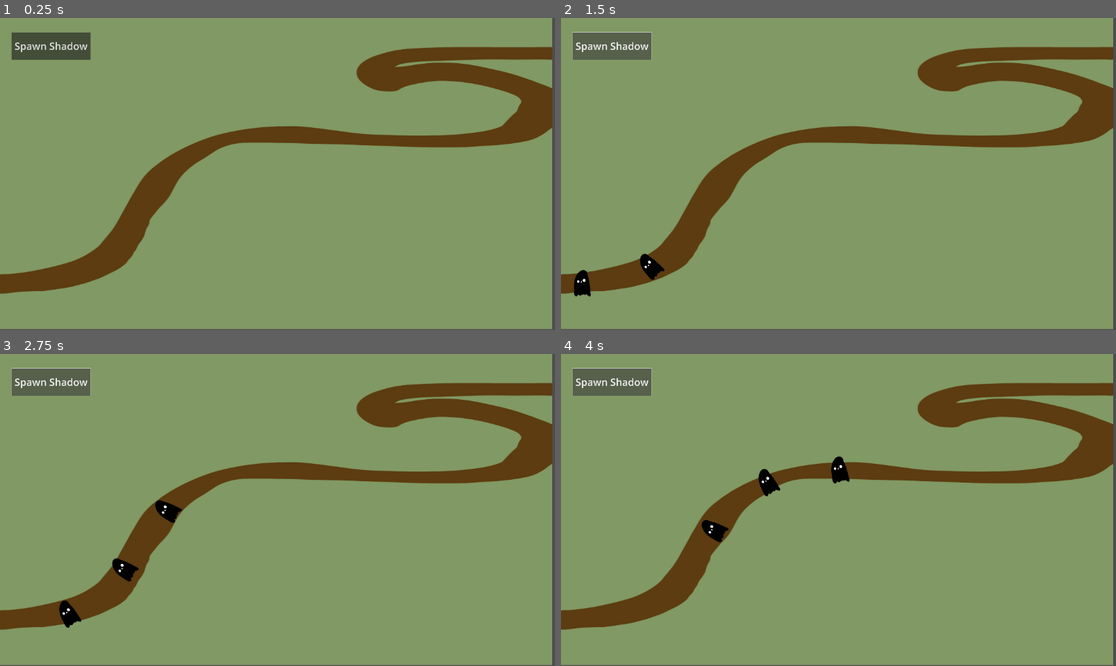
Above: before the commit, frames 1-4 (two rows, left to right).
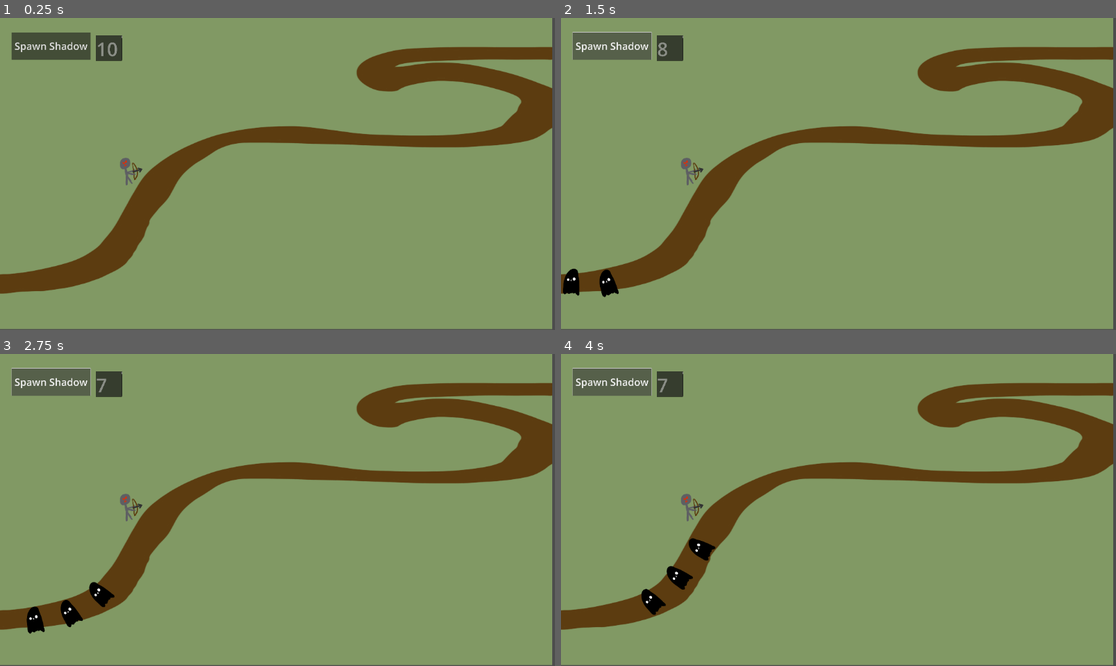
Above: after the commit, the same moments.

Repository: IndiSnacks/PS-Game-Jam-2024
Game: Godot game, scene res://Scenes/sahil_scene.tscn
Same seed, same stepped clock (60 frames per second), same inputs: the game is played once before the commit and once after it.
Inputs:
- Up to frame 1 (0.25 s): no input
- Up to frame 2 (1.5 s): click "Spawn Shadow" at 0.5 s; click "Spawn Shadow" at 1.25 s
- Up to frame 3 (2.75 s): click "Spawn Shadow" at 2 s
- Up to frame 4 (4 s): no input

The runs differ from the first frame. In frame 1, 0.5% of the frame differs, in the area x 17-26%, y 5-54%; in frame 2, 1.3%; in frame 3, 1.4%; in frame 4, 1.8%, in the area x 14-53%, y 5-84%.

Commit message:
feat: added shadow health and knight

Diff:
--- /dev/null
+++ b/Components/knight.tscn
@@ -0,0 +1,20 @@
+[gd_scene load_steps=4 format=3 uid="uid://dfcl7iyab062v"]
+
+[ext_resource type="Script" path="res://Scripts/knight.gd" id="1_c5f8m"]
+[ext_resource type="Texture2D" uid="uid://yo0kcntxnj72" path="res://Art/knight.png" id="1_qake3"]
+
+[sub_resource type="CircleShape2D" id="CircleShape2D_jempc"]
+radius = 270.276
+
+[node name="Kinght" type="Area2D" groups=["knight"]]
+script = ExtResource("1_c5f8m")
+
+[node name="CollisionShape2D" type="CollisionShape2D" parent="." groups=["knight"]]
+shape = SubResource("CircleShape2D_jempc")
+
+[node name="Sprite2D" type="Sprite2D" parent="." groups=["knight"]]
+position = Vector2(52, 106)
+texture = ExtResource("1_qake3")
+
+[connection signal="area_entered" from="." to="." method="_on_area_entered"]
+[connection signal="area_exited" from="." to="." method="_on_area_exited"]
--- a/Components/shadow_monster.tscn
+++ b/Components/shadow_monster.tscn
@@ -1,25 +1,40 @@
-[gd_scene load_steps=4 format=3 uid="uid://86sc34n4fvg0"]
+[gd_scene load_steps=6 format=3 uid="uid://86sc34n4fvg0"]
 
 [ext_resource type="Texture2D" uid="uid://b4b32w12x7h5n" path="res://Art/Shadow-Monster.png" id="1_rfgpt"]
 [ext_resource type="Script" path="res://Scripts/shadow-pathfollow.gd" id="2_jyb16"]
+[ext_resource type="Script" path="res://Scripts/health-manager.gd" id="3_bcfk1"]
 
 [sub_resource type="RectangleShape2D" id="RectangleShape2D_0k86i"]
 size = Vector2(8.90152, 13.5776)
 
-[node name="PathFollow2D" type="PathFollow2D"]
+[sub_resource type="RectangleShape2D" id="RectangleShape2D_7y6h6"]
+size = Vector2(184, 251)
 
-[node name="Shadow_Monster" type="CharacterBody2D" parent="."]
+[node name="PathFollow2D" type="PathFollow2D" groups=["shadow"]]
+loop = false
+
+[node name="Shadow_Monster" type="CharacterBody2D" parent="." groups=["shadow"]]
 scale = Vector2(4, 4)
 
-[node name="Sprite2D" type="Sprite2D" parent="Shadow_Monster"]
+[node name="Sprite2D" type="Sprite2D" parent="Shadow_Monster" groups=["shadow"]]
 position = Vector2(29, 15)
 scale = Vector2(0.213082, 0.242255)
 texture = ExtResource("1_rfgpt")
 
-[node name="CollisionShape2D" type="CollisionShape2D" parent="Shadow_Monster"]
+[node name="CollisionShape2D" type="CollisionShape2D" parent="Shadow_Monster" groups=["shadow"]]
 position = Vector2(1.5, -2.5)
 scale = Vector2(5.28, 4.64)
 shape = SubResource("RectangleShape2D_0k86i")
 
-[node name="path-follow" type="Node2D" parent="Shadow_Monster"]
+[node name="Path-Follow" type="Node2D" parent="Shadow_Monster" groups=["shadow"]]
 script = ExtResource("2_jyb16")
+speed = 5.0
+
+[node name="Hit_Box" type="Area2D" parent="Shadow_Monster/Path-Follow" groups=["shadow"]]
+scale = Vector2(0.25, 0.25)
+script = ExtResource("3_bcfk1")
+
+[node name="CollisionShape2D" type="CollisionShape2D" parent="Shadow_Monster/Path-Follow/Hit_Box" groups=["shadow"]]
+position = Vector2(7, -9.5)
+shape = SubResource("RectangleShape2D_7y6h6")
+debug_color = Color(0.999895, 0, 0.0972055, 0.42)
--- a/Scenes/sahil_scene.tscn
+++ b/Scenes/sahil_scene.tscn
@@ -1,7 +1,8 @@
-[gd_scene load_steps=4 format=3 uid="uid://r5h35h7s1fbg"]
+[gd_scene load_steps=5 format=3 uid="uid://r5h35h7s1fbg"]
 
 [ext_resource type="Texture2D" uid="uid://bxtmvpj680502" path="res://Art/Temp-Stage.png" id="1_e7pgg"]
 [ext_resource type="Script" path="res://Scripts/spawning_manager.gd" id="3_2a2m2"]
+[ext_resource type="PackedScene" uid="uid://dfcl7iyab062v" path="res://Components/knight.tscn" id="3_h451q"]
 
 [sub_resource type="Curve2D" id="Curve2D_qy3bs"]
 _data = {
@@ -23,16 +24,32 @@
 [node name="Path2D" type="Path2D" parent="."]
 curve = SubResource("Curve2D_qy3bs")
 
-[node name="Button" type="Button" parent="."]
-offset_left = -2123.0
-offset_top = -1132.0
-offset_right = -1492.0
-offset_bottom = -913.0
+[node name="Shadow_Spawner" type="Node2D" parent="."]
+position = Vector2(-2123, -1132)
+script = ExtResource("3_2a2m2")
+num_shadows = 10
+
+[node name="Button" type="Button" parent="Shadow_Spawner"]
+offset_right = 631.0
+offset_bottom = 219.0
 theme_override_font_sizes/font_size = 80
 text = "Spawn Shadow"
 
-[node name="Shadow_Spawner" type="Node2D" parent="."]
-position = Vector2(-2123, -1132)
-script = ExtResource("3_2a2m2")
+[node name="TextEdit" type="TextEdit" parent="Shadow_Spawner"]
+layout_direction = 2
+offset_left = 672.0
+offset_top = 24.0
+offset_right = 884.0
+offset_bottom = 227.0
+theme_override_font_sizes/font_size = 150
+text = "50
+"
+editable = false
+context_menu_enabled = false
 
-[connection signal="button_down" from="Button" to="Shadow_Spawner" method="_on_button_button_down"]
+[node name="Damage_Manager" type="Node2D" parent="."]
+
+[node name="Kinght" parent="." instance=ExtResource("3_h451q")]
+position = Vector2(-1174, -5)
+
+[connection signal="button_down" from="Shadow_Spawner/Button" to="Shadow_Spawner" method="_on_button_button_down"]
--- /dev/null
+++ b/Scripts/health-manager.gd
@@ -0,0 +1,15 @@
+extends Node2D
+
+@export var health = 10
+
+# Called when the node enters the scene tree for the first time.
+func _ready():
+	pass
+
+# Called every frame. 'delta' is the elapsed time since the previous frame.
+func _process(delta):
+	pass
+
+func take_damage(damage):
+	health -= 1
+	#print(health)
--- /dev/null
+++ b/Scripts/knight.gd
@@ -0,0 +1,25 @@
+extends Area2D
+
+var shadow_queue = []
+# Called when the node enters the scene tree for the first time.
+func _ready():
+	pass # Replace with function body.
+
+
+# Called every frame. 'delta' is the elapsed time since the previous frame.
+func _process(delta):
+	if(shadow_queue.size() > 0):
+		var target = shadow_queue[0]
+		target.take_damage(1)
+
+# Put all the nodes the area into a queue
+# Do tick damage to the top node
+# Send a signal to the top node form int of damage
+# Pop the node if it leaves the area
+func _on_area_entered(area):
+	if(area.is_in_group("shadow")):
+		shadow_queue.append(area)
+
+func _on_area_exited(area):
+	if(area.is_in_group("shadow")):
+		shadow_queue.erase(area)
--- a/Scripts/spawning_manager.gd
+++ b/Scripts/spawning_manager.gd
@@ -1,14 +1,28 @@
 extends Node
+
+@export var num_shadows = 100
 
 var path : Path2D
 var pathfollow2D : PathFollow2D
+var text : TextEdit
 
 func _ready():
 	path = get_parent().get_node("Path2D")
+	text = get_node("TextEdit")
+	text.text = str(num_shadows)
 
 func _on_button_button_down():
-	spawn_shadow()
+	if(num_shadows > 0):
+		spawn_shadow()
+		num_shadows -= 1
+		set_text()
+	else:
+		text.text = "no more shadows!"
+
 
 func spawn_shadow():
 	pathfollow2D = preload("res://Components/shadow_monster.tscn").instantiate()
 	path.add_child(pathfollow2D)
+
+func set_text():
+	text.text = str(num_shadows)
Binary file added: Art/knight.png
Not shown, changed: Art/knight.png.import
Binary file removed: Scenes/Screenshot 2024-07-19 at 6.49.46 PM.jpg
Not shown, removed: Scenes/Screenshot 2024-07-19 at 6.49.46 PM.jpg.import
Binary file removed: Scenes/Screenshot 2024-07-19 at 6.49.59 PM.jpg
Not shown, added: export_presets.cfg
